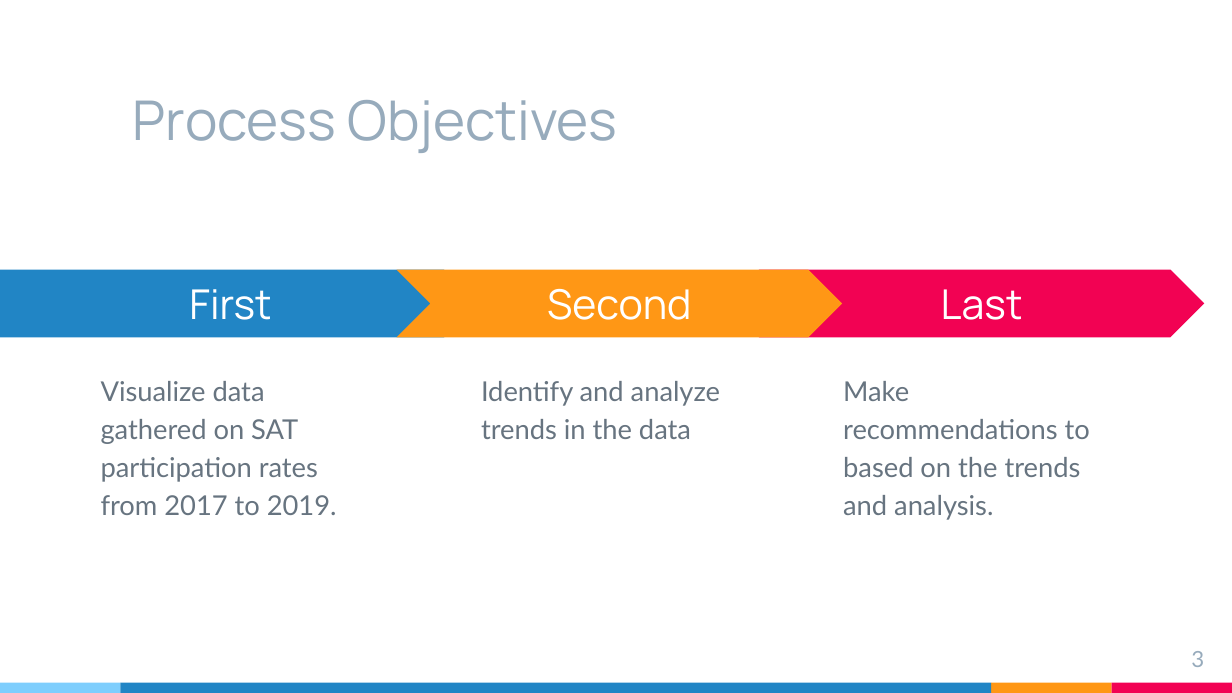
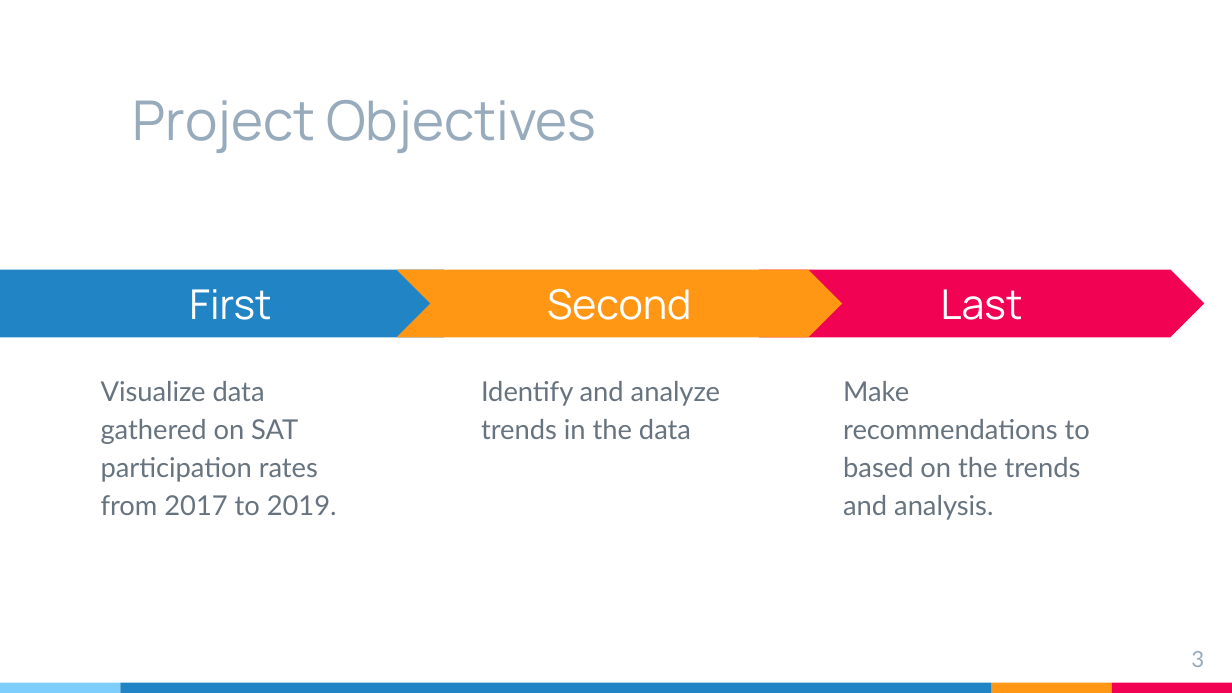
Before and after one commit to JunweiYe91/GA-Projects, a slide deck: slide 3 of GA Project 1/GA Project 1 Slides.pptx. Drawn at 1232x693 pixels with LibreOffice and Linux fonts; fonts in the diff are those of the drawing. Boxes give left, top, right and bottom in pixels: in the first picture for what was removed or moved away, otherwise in the second. Text is boxed around its words. In the diff, an @@ line names an element or a change of style, - is before the commit and + after.

Commit message:
Upload of Project 1 documents

```diff
--- a/GA Project 1/GA Project 1 Slides.pptx
+++ b/GA Project 1/GA Project 1 Slides.pptx
@@ title at (x1=133, y1=100, x2=596, y2=153): text changed @@
-Process Objectives
+Project Objectives
```
Also in this commit, not shown: 2 other files.
